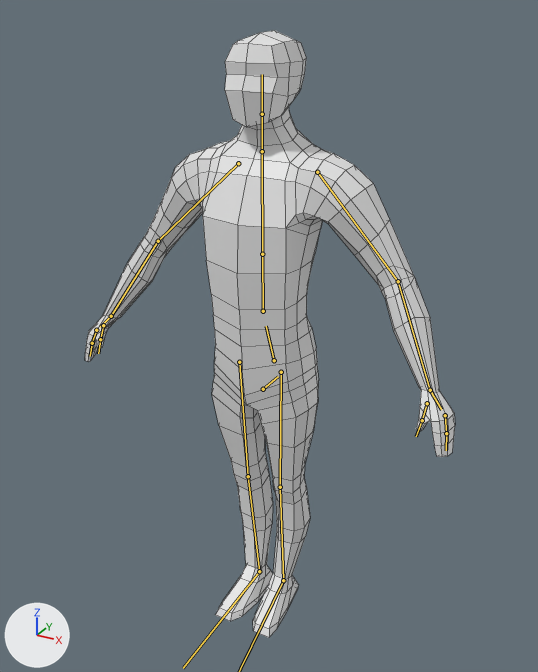
A saved change to the FBX model Assets/Graphics/Models/Guy/Guy_Idles.fbx.
The view is the same before and after, from a 50 mm camera at (0.0436, -0.0777, 0.0394) aimed at (0.0001, 0.0014, -0.0002). The axes (+X, +Y, +Z) are drawn at lower left. The lights are the same throughout. The bones that bend it are drawn over the model as lines. Mesh edges are drawn as thin lines.

In view in the first picture: 'GuyMesh'.
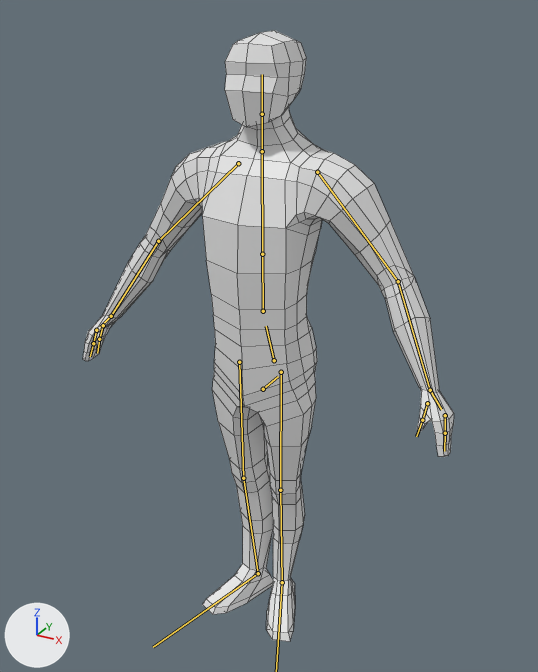
The newer file adds an action. The first version stands in its rest pose; the second is drawn at frame 1 of the action 'GuyReferencePose'.

Location of each change, [x1, y1, x2, y2] in pixels of the pictures (538 x 672 px):
'GuyMesh', posed
    before: [85, 30, 455, 637]
    after: [83, 30, 454, 641]
bone 'Forefinger_L', root to tip
    before: (445, 415) to (446, 433)
    after: (445, 415) to (445, 433)
bone 'Fingertip_L', root to tip
    before: (446, 433) to (446, 450)
    after: (445, 433) to (444, 451)
bone 'Forefinger_R', root to tip
    before: (96, 330) to (92, 343)
    after: (96, 330) to (93, 343)
bone 'Fingertip_R', root to tip
    before: (92, 343) to (90, 356)
    after: (93, 343) to (90, 356)
bone 'Thigh_L', root to tip
    before: (281, 372) to (280, 487)
    after: (281, 372) to (280, 490)
bone 'Shin_L', root to tip
    before: (280, 487) to (283, 580)
    after: (280, 490) to (282, 582)
bone 'Thigh_R', root to tip
    before: (239, 362) to (248, 476)
    after: (239, 362) to (243, 478)
bone 'Shin_R', root to tip
    before: (248, 476) to (259, 571)
    after: (243, 478) to (258, 573)

The change, as a diff of the scene's bpy script:
```diff
--- a/Assets/Graphics/Models/Guy/Guy_Idles.fbx.py
+++ b/Assets/Graphics/Models/Guy/Guy_Idles.fbx.py
@@ bone_forefinger_l @@
 bone_forefinger_l = bpy.data.objects['Guy'].pose.bones['Forefinger_L']  # child of 'Wrist_L'
-bone_forefinger_l.rotation_quaternion = (1.0, 0.0, 0.0, 0.0)  # degrees (0, 0, 0)
+bone_forefinger_l.rotation_quaternion = (0.99, 0.007, -0.131, 0.046)  # degrees (0, -15, 5)
@@ bone_fingertip_l @@
 bone_fingertip_l = bpy.data.objects['Guy'].pose.bones['Fingertip_L']  # child of 'Forefinger_L'
-bone_fingertip_l.rotation_quaternion = (1.0, 0.0, 0.0, 0.0)  # degrees (0, 0, 0)
+bone_fingertip_l.rotation_quaternion = (0.998, -0.028, 0.0, -0.065)  # degrees (-3, 0, -7)
@@ bone_forefinger_r @@
 bone_forefinger_r = bpy.data.objects['Guy'].pose.bones['Forefinger_R']  # child of 'Wrist_R'
-bone_forefinger_r.rotation_quaternion = (1.0, 0.0, 0.0, 0.0)  # degrees (0, 0, 0)
+bone_forefinger_r.rotation_quaternion = (0.99, 0.007, 0.131, -0.046)  # degrees (0, 15, -5)
@@ bone_fingertip_r @@
 bone_fingertip_r = bpy.data.objects['Guy'].pose.bones['Fingertip_R']  # child of 'Forefinger_R'
-bone_fingertip_r.rotation_quaternion = (1.0, 0.0, 0.0, 0.0)  # degrees (0, 0, 0)
+bone_fingertip_r.rotation_quaternion = (0.998, -0.028, 0.0, 0.065)  # degrees (-3, 0, 7)
@@ bone_thigh_l @@
 bone_thigh_l = bpy.data.objects['Guy'].pose.bones['Thigh_L']  # child of 'Hip'
-bone_thigh_l.rotation_quaternion = (1.0, 0.0, 0.0, 0.0)  # degrees (0, 0, 0)
+bone_thigh_l.rotation_quaternion = (0.986, -0.018, -0.167, -0.006)  # degrees (-2, -19, 0)
@@ bone_shin_l @@
 bone_shin_l = bpy.data.objects['Guy'].pose.bones['Shin_L']  # child of 'Thigh_L'
-bone_shin_l.rotation_quaternion = (1.0, 0.0, 0.0, 0.0)  # degrees (0, 0, 0)
+bone_shin_l.rotation_quaternion = (1.0, 0.023, 0.0, -0.001)  # degrees (3, 0, 0)
@@ bone_thigh_r @@
 bone_thigh_r = bpy.data.objects['Guy'].pose.bones['Thigh_R']  # child of 'Hip'
-bone_thigh_r.rotation_quaternion = (1.0, 0.0, 0.0, 0.0)  # degrees (0, 0, 0)
+bone_thigh_r.rotation_quaternion = (0.986, -0.018, 0.167, 0.006)  # degrees (-2, 19, 0)
@@ bone_shin_r @@
 bone_shin_r = bpy.data.objects['Guy'].pose.bones['Shin_R']  # child of 'Thigh_R'
-bone_shin_r.rotation_quaternion = (1.0, 0.0, 0.0, 0.0)  # degrees (0, 0, 0)
+bone_shin_r.rotation_quaternion = (1.0, 0.023, 0.0, 0.001)  # degrees (3, 0, 0)
```
